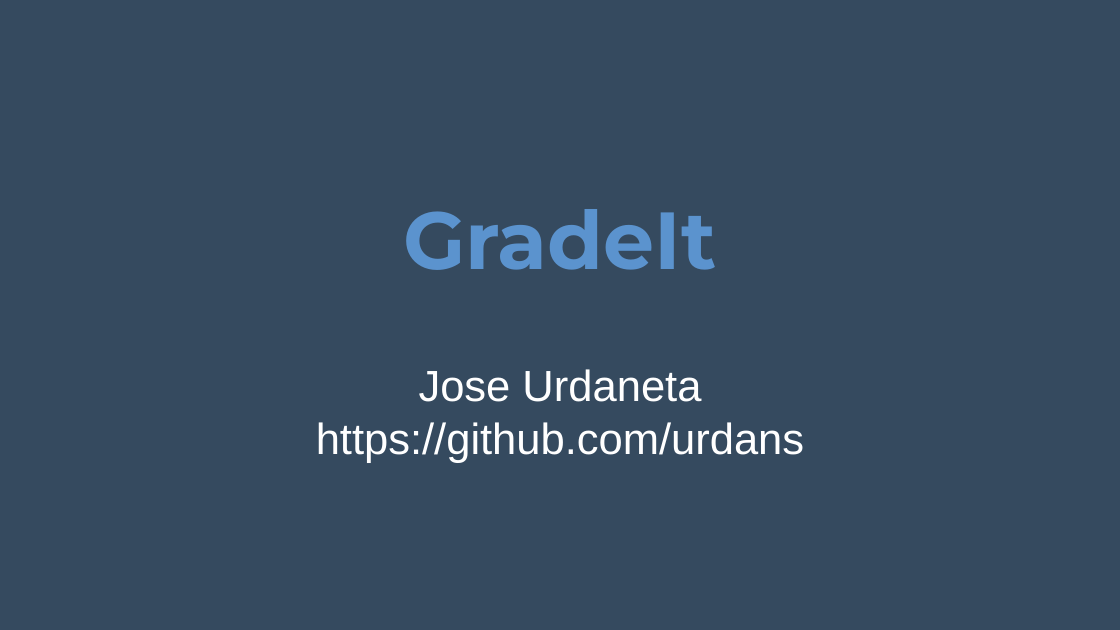
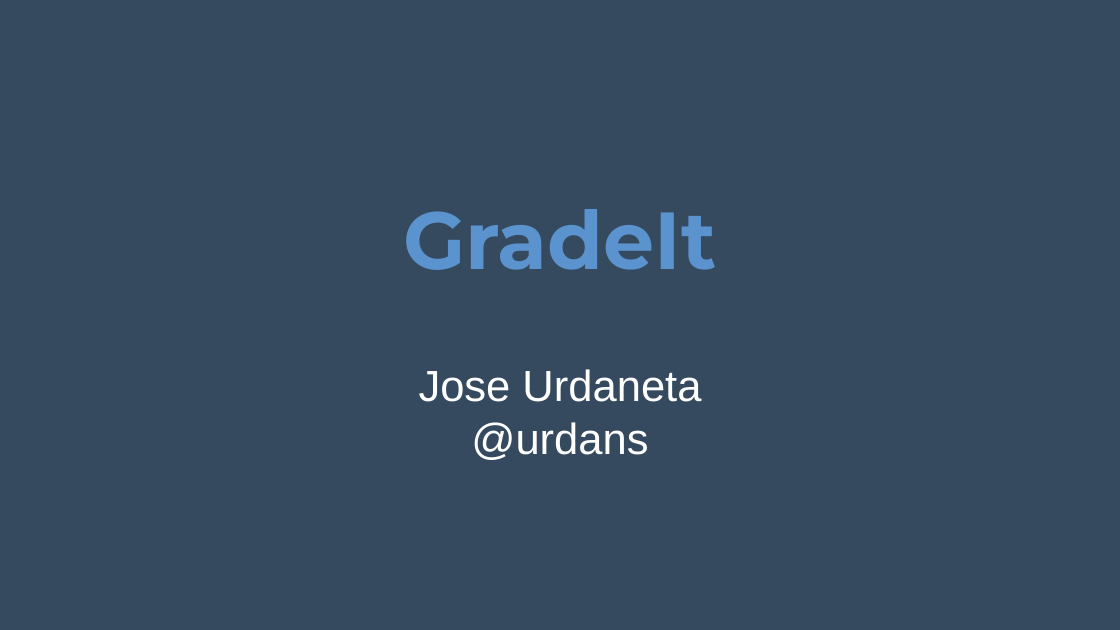
Before and after one commit to urdans/gradeit, a slide deck: slide 1 of others/GradeIt presentation final.pptx. Drawn at 1120x630 pixels with LibreOffice and Linux fonts; fonts in the diff are those of the drawing. Boxes give left, top, right and bottom in pixels: in the first picture for what was removed or moved away, otherwise in the second. Text is boxed around its words. In the diff, an @@ line names an element or a change of style, - is before the commit and + after.

```diff
--- a/others/GradeIt presentation final.pptx
+++ b/others/GradeIt presentation final.pptx
@@ subtitle at [471, 422, 648, 460]: text changed @@
-https://github.com/urdans
+@urdans
```
Also in this commit, not shown: 1 other file.
